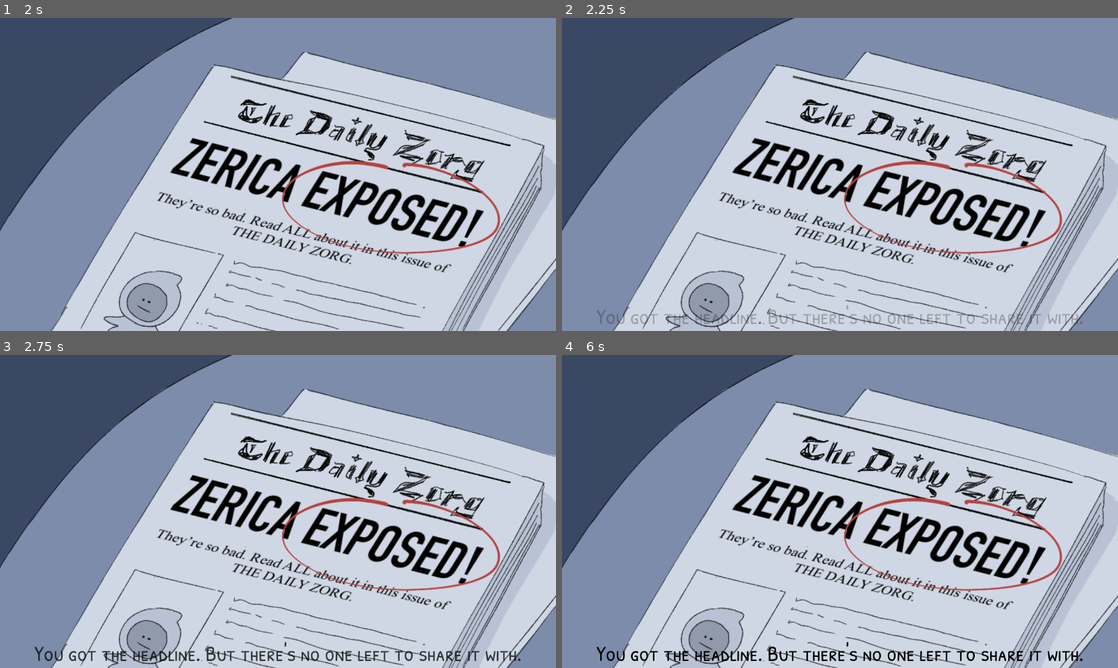
Above: before the commit, frames 1-4 (two rows, left to right).
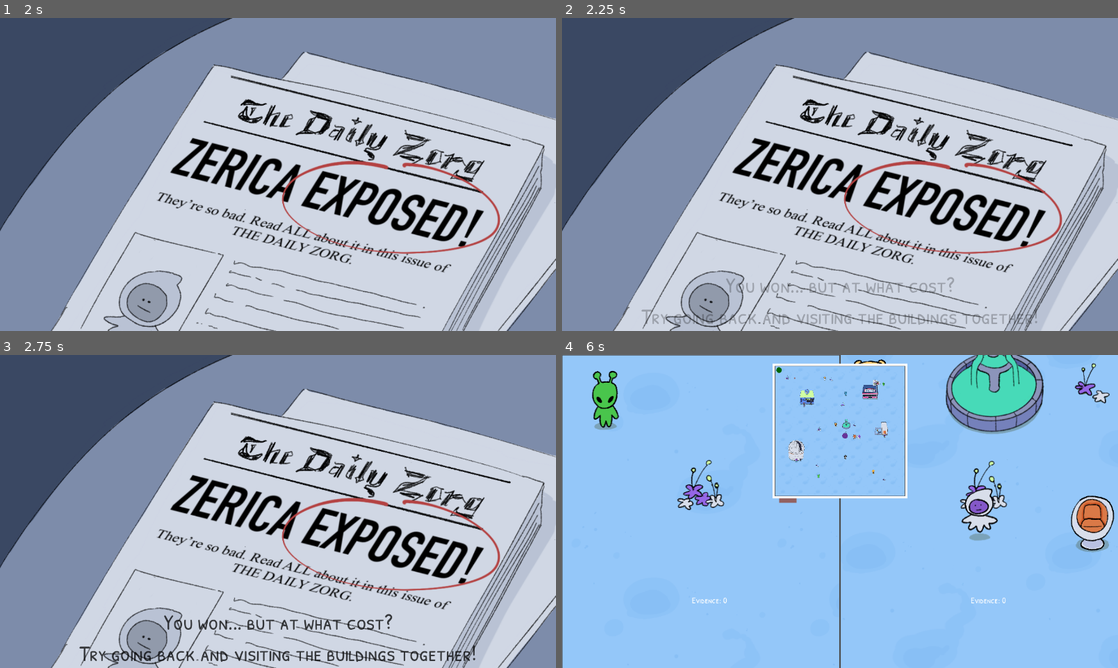
Above: after the commit, the same moments.

Repository: liannie3/wwhataburger
Game: Godot game, scene res://story/BadEnding.tscn
Two runs of this game, one before a commit and one after it. Both use one fixed random seed, a clock stepped at 60 frames per second and the inputs below. This scene is started directly instead of the project's main scene.
Inputs (mouse positions are in pixels of both pictures, inside the frame that each line leads up to):
- Up to frame 1 (2 s): tap Enter (ui_accept) at 0.5, 0.77, 1.25 s; move the mouse to (400, 158) at 0.52 s; click (400, 158) at 0.67 s; drag from (166, 190) to (250, 237) at 1.27 s
- Up to frame 2 (2.25 s): tap Enter (ui_accept) at 2 s; move the mouse to (895, 105) at 2.02 s; click (895, 105) at 2.17 s
- Up to frame 3 (2.75 s): no input
- Up to frame 4 (6 s): drag from (812, 574) to (673, 464) at 2.77 s; tap Enter (ui_accept) at 3.5, 3.77, 4.25, 5 s; move the mouse to (1006, 558) at 3.52 s; click (1006, 558) at 3.67 s; drag from (673, 464) to (756, 433) at 4.27 s; move the mouse to (867, 511) at 5.02 s; click (867, 511) at 5.17 s; click (840, 649) at 5.75 s, where only the run after the commit has a clickable "Play Again"

Frame 1 is identical in both runs. In frame 2, 1.5% of the frame differs, in the area x 6-94%, y 82-98%; in frame 3, 2.0%; in frame 4, 99%, in the area x 0-100%, y 0-100%.

Commit message:
Play again after ending

Diff:
--- a/story/BadEnding.tscn
+++ b/story/BadEnding.tscn
@@ -33,6 +33,24 @@
 theme_override_colors/font_color = Color(0, 0, 0, 1)
 theme_override_fonts/font = ExtResource("2_dun0q")
 theme_override_font_sizes/font_size = 50
-text = "You got the headline. But there's no one left to share it with."
+text = "You won... but at what cost?
+Try going back and visiting the buildings together!"
 horizontal_alignment = 1
 vertical_alignment = 2
+
+[node name="ReplayButton" type="Button" parent="."]
+modulate = Color(1, 1, 1, 0)
+layout_mode = 1
+anchors_preset = 7
+anchor_left = 0.5
+anchor_top = 1.0
+anchor_right = 0.5
+anchor_bottom = 1.0
+offset_left = -100.0
+offset_top = -80.0
+offset_right = 100.0
+grow_horizontal = 2
+grow_vertical = 0
+theme_override_fonts/font = ExtResource("2_dun0q")
+theme_override_font_sizes/font_size = 30
+text = "Play Again"
--- a/story/bad_ending.gd
+++ b/story/bad_ending.gd
@@ -2,14 +2,17 @@
 
 @onready var ending_image = $EndingImage
 @onready var punchline = $Punchline
+@onready var replay_button = $ReplayButton
 
 # Load the specific victory images for each player
 var p1_win_image = preload("res://assets/bad_ending_zill.png")
 var p2_win_image = preload("res://assets/bad_ending_zerica.png")
 
 func _ready() -> void:
-	# 1. Hide the text instantly
+	# 1. Hide the text and button instantly
 	punchline.modulate.a = 0.0
+	replay_button.modulate.a = 0.0
+	replay_button.pressed.connect(_on_replay_pressed)
 
 	# 2. Check the Autoload to see who actually triggered the ending!
 	if GlobalStats.p1_evidence > GlobalStats.p2_evidence:
@@ -31,11 +34,15 @@
 	# Wait for the fade animation to fully finish
 	await tween.finished
 
-	# Let the tragic text sit on the screen for 5 more seconds so they can read it
-	await get_tree().create_timer(7.0).timeout
+	# Fade in the replay button
+	await get_tree().create_timer(2.0).timeout
+	var button_tween = create_tween()
+	button_tween.tween_property(replay_button, "modulate:a", 1.0, 1)
 
-	# Optional: Reset stats before going to the menu so the next game starts fresh!
-	GlobalStats.reset_stats()
-
-	# Kick them back to the Main Menu
-	get_tree().change_scene_to_file("res://menu/MainMenu.tscn")
+func _on_replay_pressed() -> void:
+	GlobalStats.reset()
+	var game_manager = get_tree().root.get_child(get_tree().root.get_child_count() - 1)
+	if game_manager.has_method("load_scene_from_path"):
+		game_manager.load_scene_from_path("res://main_game/SpitScreen.tscn")
+	else:
+		get_tree().change_scene_to_file("res://main_game/SpitScreen.tscn")
